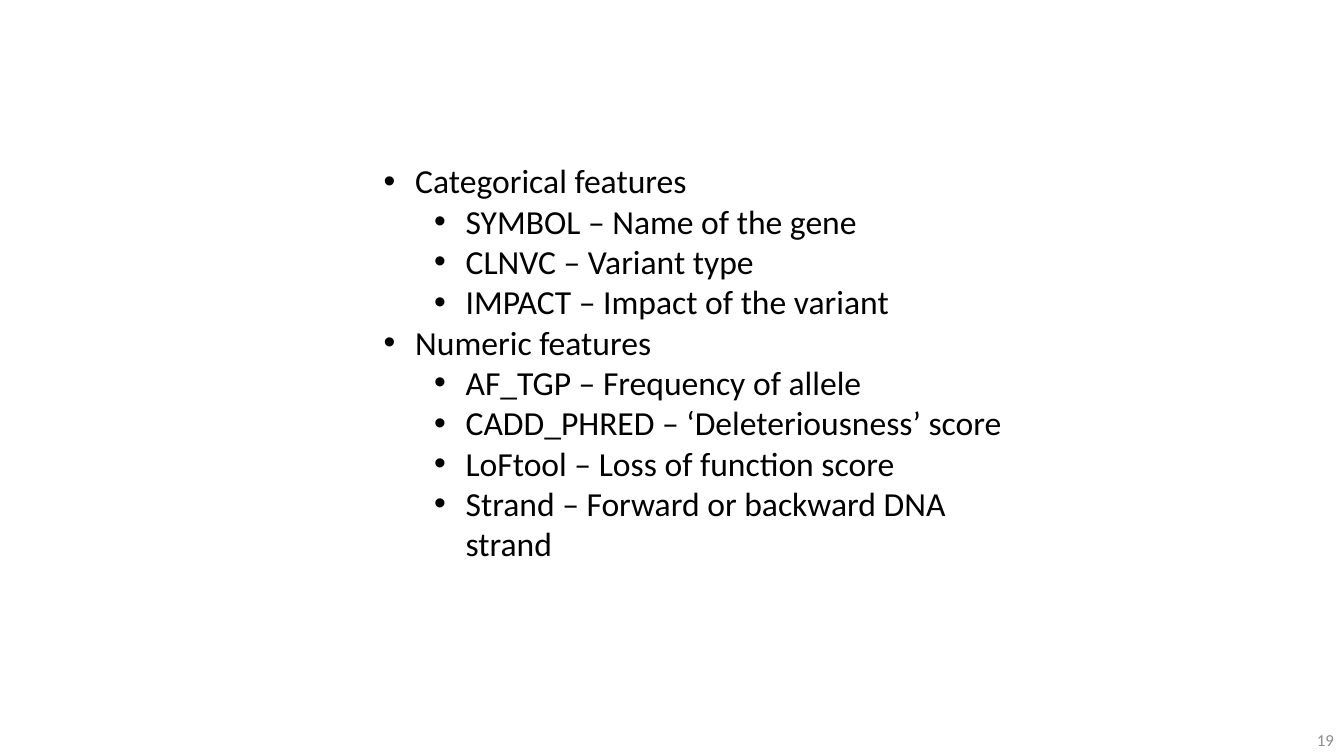
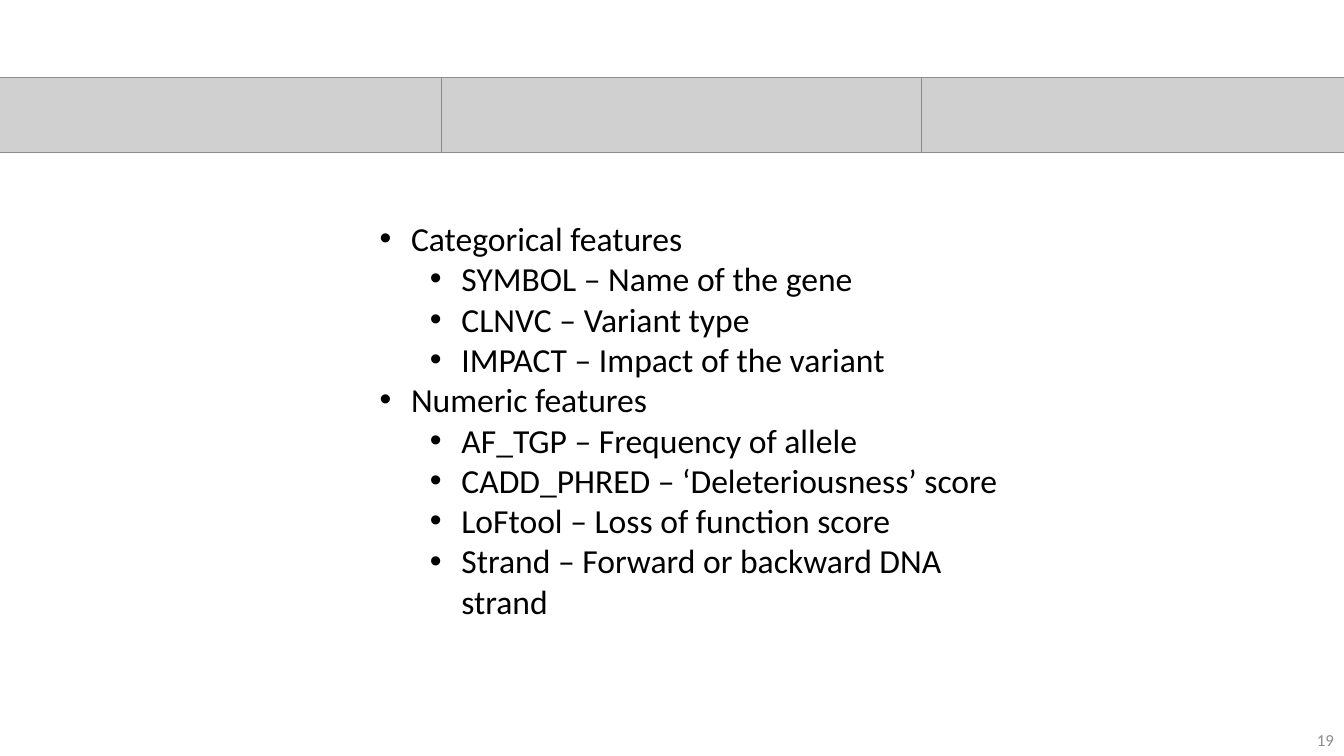
Before and after one commit to nkinnaird/GeneticVariantClassification, a slide deck: slide 19 of Presentation/GeneticVariantClassificationPres.pptx. Drawn at 1344x756 pixels with LibreOffice and Linux fonts; fonts in the diff are those of the drawing; grey boxes stand for pictures. Boxes give left, top, right and bottom in pixels: in the first picture for what was removed or moved away, otherwise in the second. Text is boxed around its words. In the diff, an @@ line names an element or a change of style, - is before the commit and + after.

```diff
--- a/Presentation/GeneticVariantClassificationPres.pptx
+++ b/Presentation/GeneticVariantClassificationPres.pptx
@@ picture added at (x1=0, y1=77, x2=442, y2=153) @@
@@ picture added at (x1=442, y1=77, x2=922, y2=153) @@
@@ picture added at (x1=922, y1=77, x2=1344, y2=153) @@
@@ text "Categorical features" moved from (x1=415, y1=169, x2=1002, y2=557) to (x1=411, y1=227, x2=997, y2=615) @@
```
Also in this commit, not shown: 9 other slides changed, 4 slides added, 4 slides removed, 1 other file.
